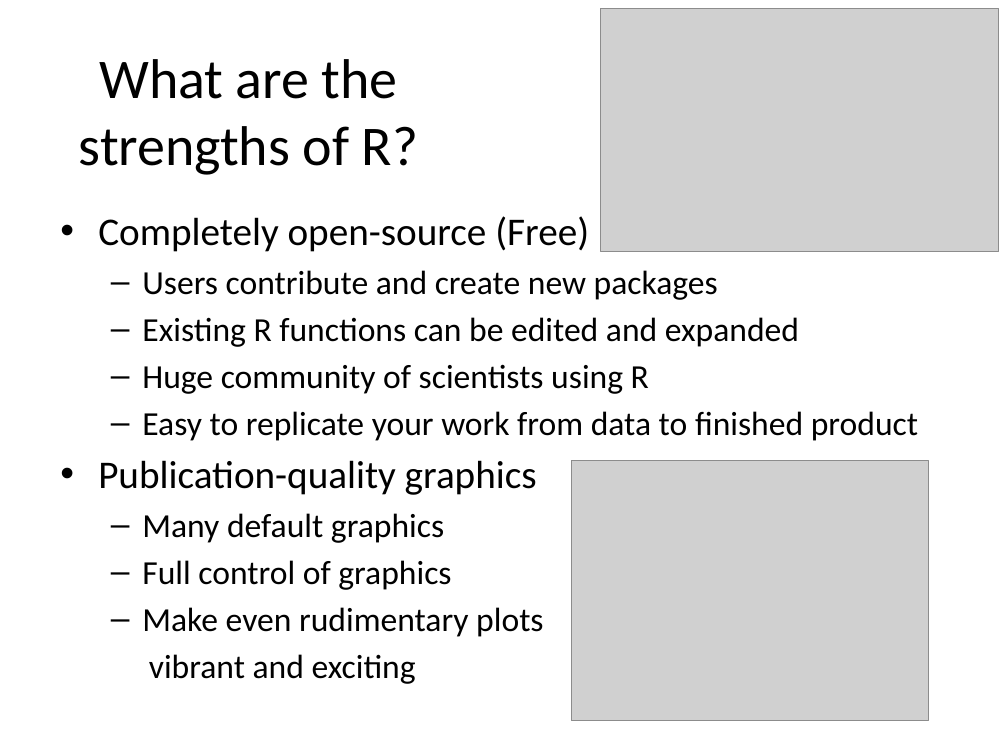
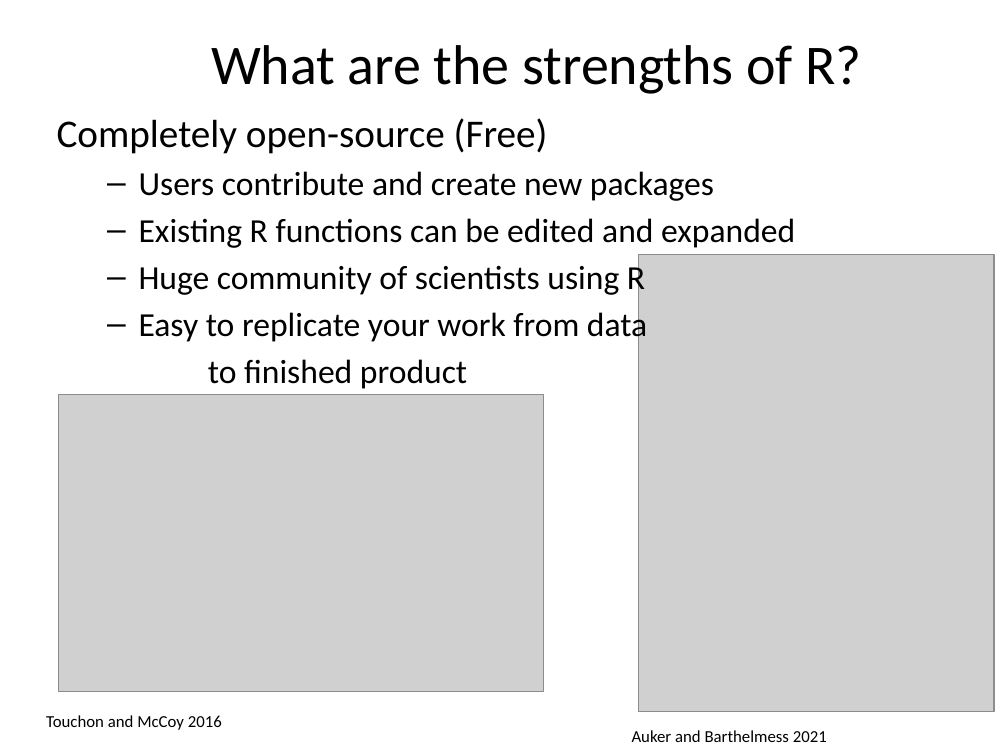
Before and after one commit to cmgienger/1-Introduction-to-R, a slide deck: slide 9 of 1-Introduction to R and Rstudio.pptx. Drawn at 1008x756 pixels with LibreOffice and Linux fonts; fonts in the diff are those of the drawing; grey boxes stand for pictures. Boxes give left, top, right and bottom in pixels: in the first picture for what was removed or moved away, otherwise in the second. Text is boxed around its words. In the diff, an @@ line names an element or a change of style, - is before the commit and + after.

```diff
--- a/1-Introduction to R and Rstudio.pptx
+++ b/1-Introduction to R and Rstudio.pptx
@@ title "What are the strengths of ..." rewrapped from bbox=[79, 59, 418, 175] to bbox=[211, 45, 861, 94] @@
@@ text "Completely open-source (Free)": place and size @@
-text "Completely open-source (Free)" at bbox=[98, 216, 918, 684]
+text "Completely open-source (Free)" at bbox=[57, 118, 795, 389]
@@ text at bbox=[57, 118, 548, 154]: bullet • to none @@
@@ picture added at bbox=[638, 254, 994, 712] @@
@@ text at bbox=[139, 309, 647, 389]: text changed @@
-  – Easy to replicate your work from data to finished product
-• Publication-quality graphics
-  – Many default graphics
-  – Full control of graphics
-  – Make even rudimentary plots
-  vibrant and exciting
+  – Easy to replicate your work from data
+  to finished product
@@ picture: place and size @@
-picture at bbox=[601, 8, 999, 252]
+picture at bbox=[58, 395, 543, 691]
@@ picture removed at bbox=[572, 461, 928, 721] @@
@@ text added at bbox=[46, 715, 222, 730], 12 pt, text #000000 @@
+Touchon and McCoy 2016
@@ text added at bbox=[632, 730, 827, 742], 12 pt, text #000000 @@
+Auker and Barthelmess 2021
```
Also in this commit, not shown: 2 other slides changed, 3 slides added, 2 other files.
